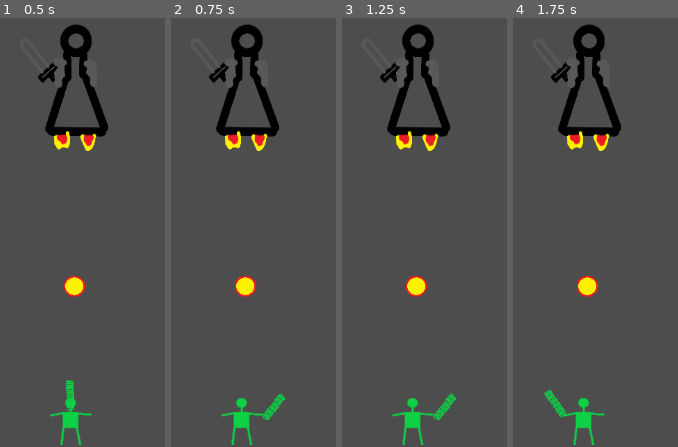
Above: before the commit, frames 1-4 (left to right).
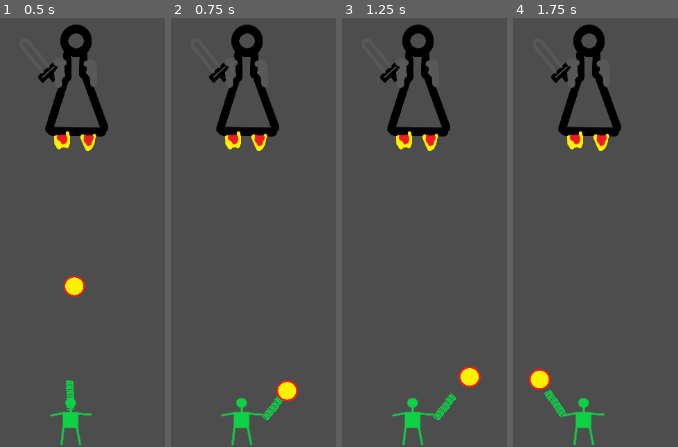
Above: after the commit, the same moments.

Repository: Shalkka/hosenoler
Game: Godot game, scene res://skypew.tscn
The game is run twice, just before and just after one commit, with the same random seed, the same clock (stepped at 60 frames per second) and the same inputs.
Inputs (mouse positions are in pixels of both pictures, inside the frame that each line leads up to):
- Up to frame 1 (0.5 s): no input
- Up to frame 2 (0.75 s): tap Enter at 0.5 s; move the mouse to (outside the picture) at 0.52 s; click (outside the picture) at 0.67 s
- Up to frame 3 (1.25 s): no input
- Up to frame 4 (1.75 s): move the mouse to (outside the picture) at 1.27 s; click (outside the picture) at 1.42 s

Frame 1 is identical in both runs. In frame 2, 1.1% of the frame differs, in the area x 38-77%, y 60-90%; in frame 3, 1.1%; in frame 4, 1.1%.
Error before the commit: Invalid access to property or key 'position' on a base object of type 'InputEventKey'. (res://overall.gd:20)

Commit message:
ball roll

Diff:
--- a/overall.gd
+++ b/overall.gd
@@ -1,9 +1,11 @@
 extends Node2D
 
 var aimer
+var bullet
 # Called when the node enters the scene tree for the first time.
 func _ready():
 	aimer=get_node("Hunter").get_node("Barrel")
+	bullet=get_node("BulletStack")
 	pass # Replace with function body.
 
 
@@ -15,9 +17,13 @@
 	   # Mouse in viewport coordinates.
 	if event is InputEventMouseButton:
 		print("Mouse Click/Unclick at: ", event.position)
+		var vinks=aimer.global_position.angle_to_point(event.position)
+		print ("winks",vinks)
+		bullet.global_position=aimer.global_position+Vector2(100.0,0.0).rotated(vinks)
+		bullet.set_velocity(Vector2(1.0,0.0).rotated(vinks))
 	elif event is InputEventMouseMotion:
 		print("Mouse Motion at: ", event.position)
-	var vinks=((event.position.angle_to_point(aimer.global_position)/(2*PI))*360.0)-90.0
-	print("winks",vinks)
-	aimer.Reorient(vinks)
+		var vinks=((event.position.angle_to_point(aimer.global_position)/(2*PI))*360.0)-90.0
+		print("winks",vinks)
+		aimer.Reorient(vinks)
    # Print the size of the viewport.
--- a/spread_bullet.gd
+++ b/spread_bullet.gd
@@ -12,3 +12,7 @@
 func _process(delta):
 	position.x=position.x+velocity_x
 	position.y=position.y+velocity_y
+
+func set_velocity(velv):
+	velocity_x=velv.x
+	velocity_y=velv.y
